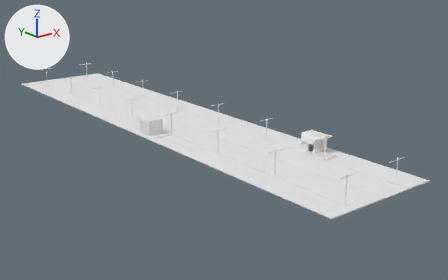
Two versions of the OBJ model public/res/models/levelone.obj, one commit apart.
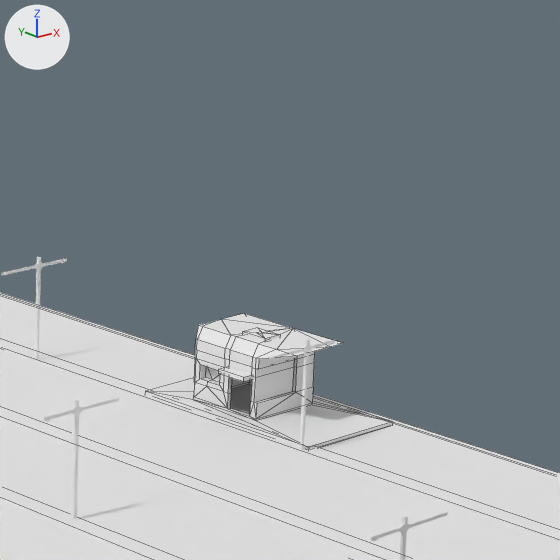
Each version appears first whole from a camera (50 mm lens) standing at (-48.6, -54.5, 24.1) and looking at (5.1, 12.6, -2.8), and next in a close-up on the part from 58% to 85% of the width and 22% to 66% of the height. Lighting does not change. The marker at upper left points along +X, +Y and +Z. The close-ups show mesh edges as thin lines. Where no turn or scale is listed for an object, it has been applied to the vertices.

Objects in the first close-up: 'Cube.001_Cube.002', 'Cube.005_Cube.021', 'Cube_Cube.020', 'middle_island_Cube.017', 'sidewalk_left_Cube.018', 'sidewalk_right_Cube.019', 'store.002_Cube.015'.
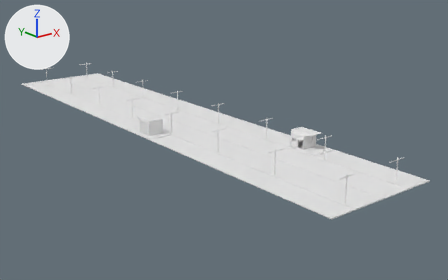
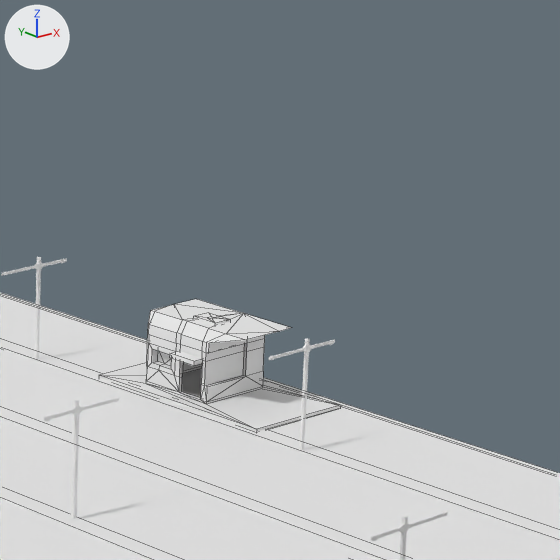
Location of each change, (x1, y1, x2, y2) in pixels of the close-ups (560 x 560 px):
'store.002_Cube.015', mesh moved
    before: (145, 313, 393, 449)
    after: (99, 299, 341, 431)

Patch to the scene script:
```diff
--- a/public/res/models/levelone.obj.py
+++ b/public/res/models/levelone.obj.py
@@ me_store_002_cube_015 @@
 me_store_002_cube_015.from_pydata(...)  # 125 vertices, 133 faces; spans x 4.18..7.45, y -7.8..-1.8, z -0.09..2.11
 # used by ob_store_002_cube_015; location = (0.0, 0.0, 0.0)
+# me_store_002_cube_015 part 1: the whole mesh is moved by (0.0, 1.83, 0.0)
 me_store_002_cube_015.materials.append(mat_none)
```
